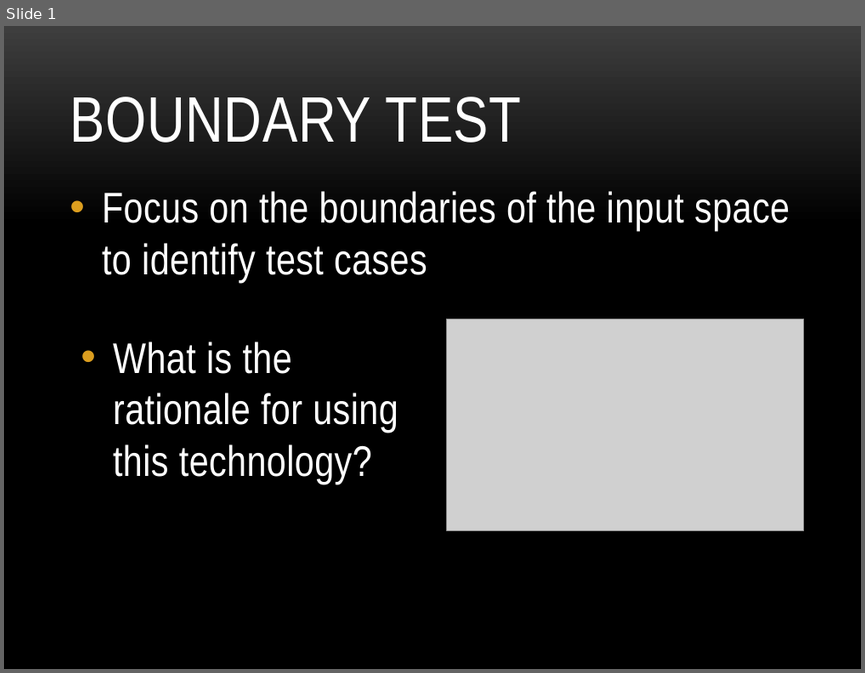
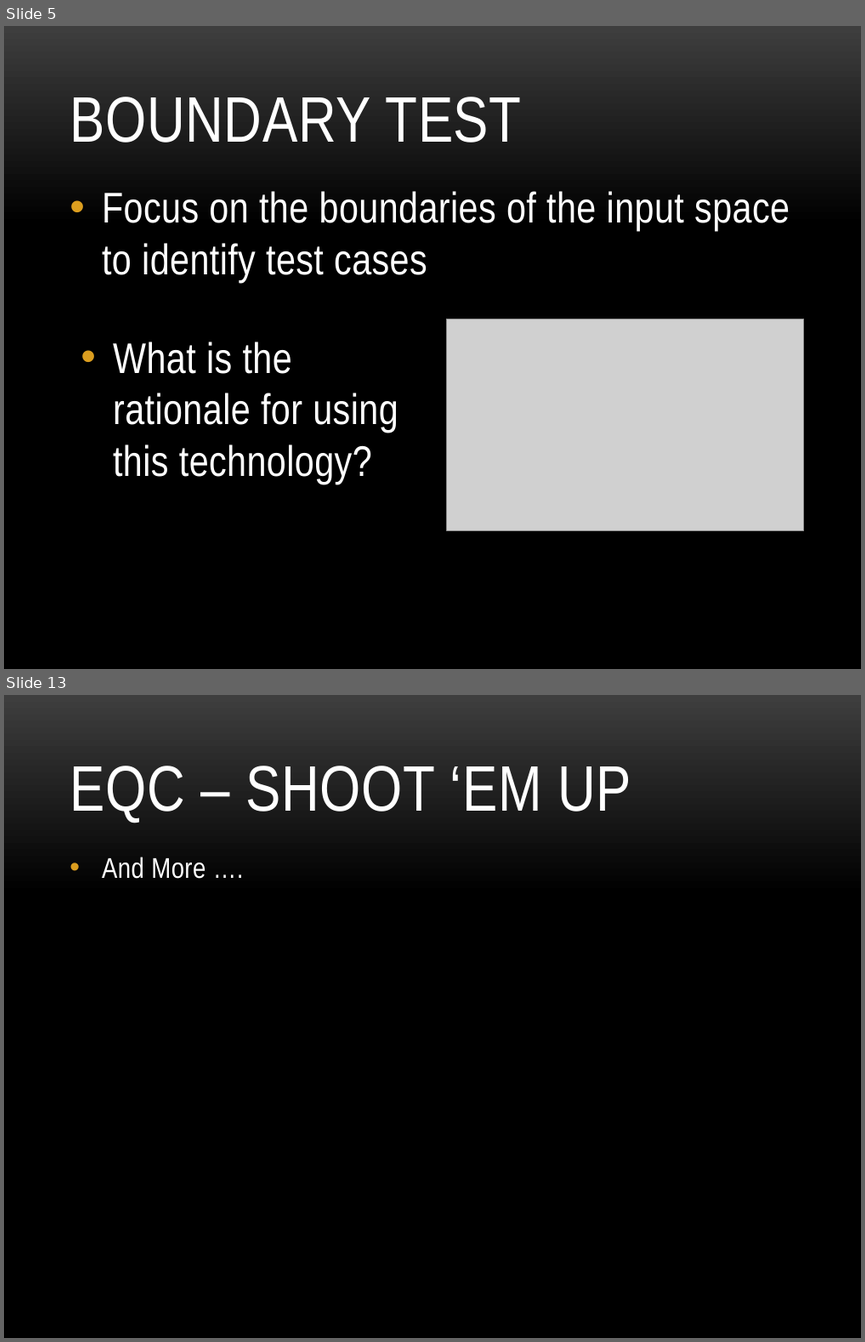
Before and after one commit to khoanguyen/UnitTestDemo, a slide deck: UnitTest.pptx. Shown one above the other, each under a label of ours: slide 1 before the commit, slides 5 and 13 after it; the slides between them are not shown. The pictures are 865x673 and 865x1342 pixels, drawn with LibreOffice and Linux fonts; fonts in the diff are those of the drawing; grey boxes stand for pictures; background and template pictures are left out. Boxes give left, top, right and bottom in pixels: in the first picture for what was removed or moved away, otherwise in the second. Text is boxed around its words. In the diff, an @@ line names an element or a change of style, - is before the commit and + after.

```diff
--- a/UnitTest.pptx
+++ b/UnitTest.pptx
@@ slide 13 added at (x1=4, y1=695, x2=861, y2=1338), background picture (left out) @@
@@ title added at (x1=69, y1=766, x2=631, y2=823), 54 pt, text #FFFFFF @@
+EQC – SHOOT ‘EM UP
@@ text added at (x1=102, y1=857, x2=205, y2=879), 24 pt, text #FFFFFF @@
+• And More ….
@@ what was slide 1 is now slide 5 @@
```
Also in this commit, not shown: 2 slides changed, 13 other slides added, 1 slide removed.
